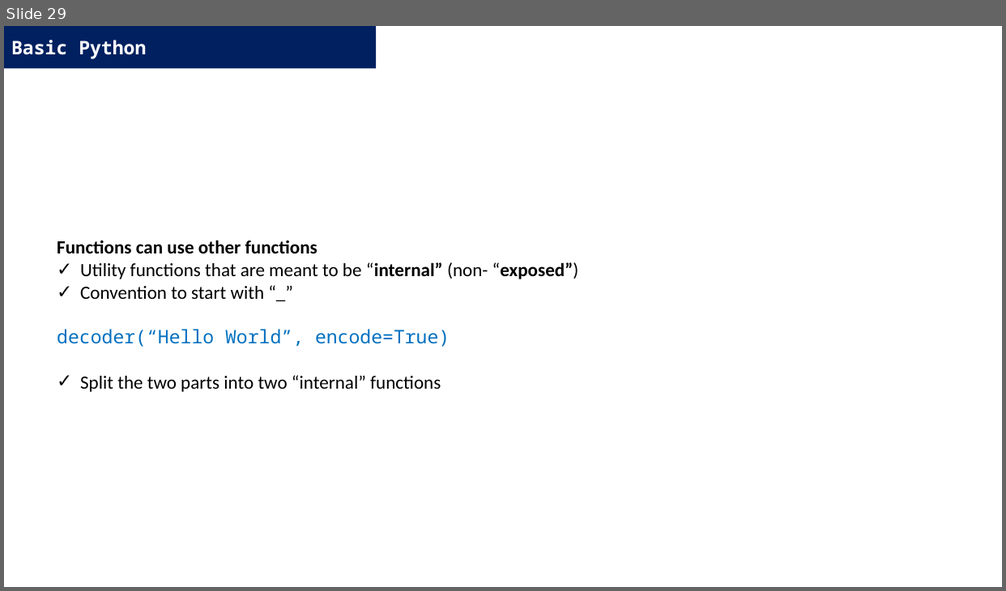
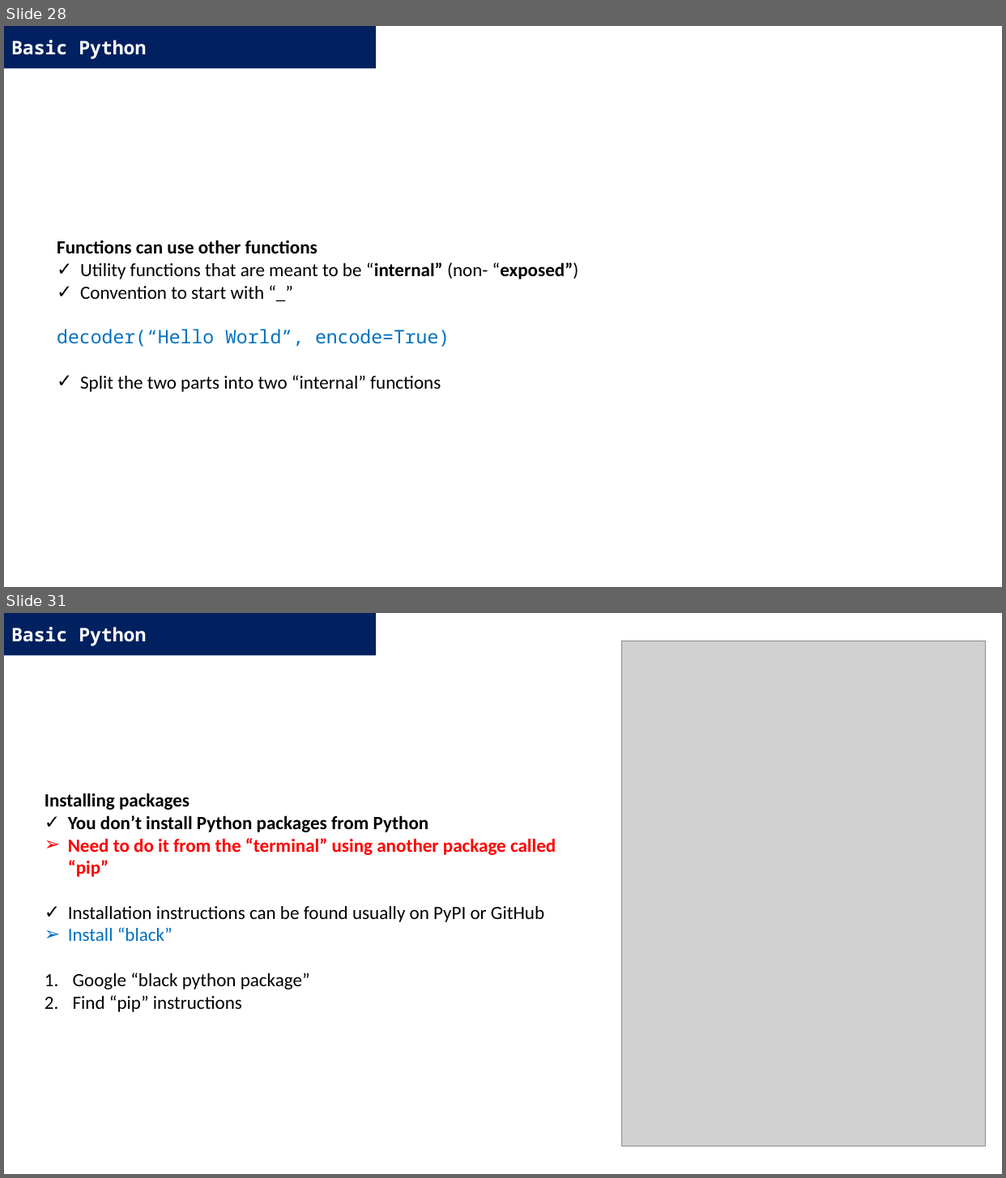
Before and after one commit to DominiqueMakowski/teaching, a slide deck: Python/2022_Zurich/AdvancedPython_2022.pptx. Shown one above the other, each under a label of ours: slide 29 before the commit, slides 28 and 31 after it; the slides between them are not shown. The pictures are 1006x591 and 1006x1178 pixels, drawn with LibreOffice and Linux fonts; fonts in the diff are those of the drawing; grey boxes stand for pictures. Boxes give left, top, right and bottom in pixels: in the first picture for what was removed or moved away, otherwise in the second. Text is boxed around its words. In the diff, an @@ line names an element or a change of style, - is before the commit and + after.

```diff
--- a/Python/2022_Zurich/AdvancedPython_2022.pptx
+++ b/Python/2022_Zurich/AdvancedPython_2022.pptx
@@ slide 31 added at [4,613,1002,1174], background #FFFFFF @@
@@ rectangle added at [4,613,376,656], fill #002060, 18 pt, text #FFFFFF, bold @@
+Basic Python
@@ picture added at [621,641,986,1147] @@
@@ text added at [44,793,556,1012], 18 pt, text #000000 @@
+Installing packages
+✓ You don’t install Python packages from Python
+➢ Need to do it from the “terminal” using another package called “pip”
+✓ Installation instructions can be found usually on PyPI or GitHub
+➢ Install “black”
+1. Google “black python package”
+2. Find “pip” instructions
@@ what was slide 29 is now slide 28 @@
```
Also in this commit, not shown: 5 slides changed, 12 other slides added, 5 slides removed.
